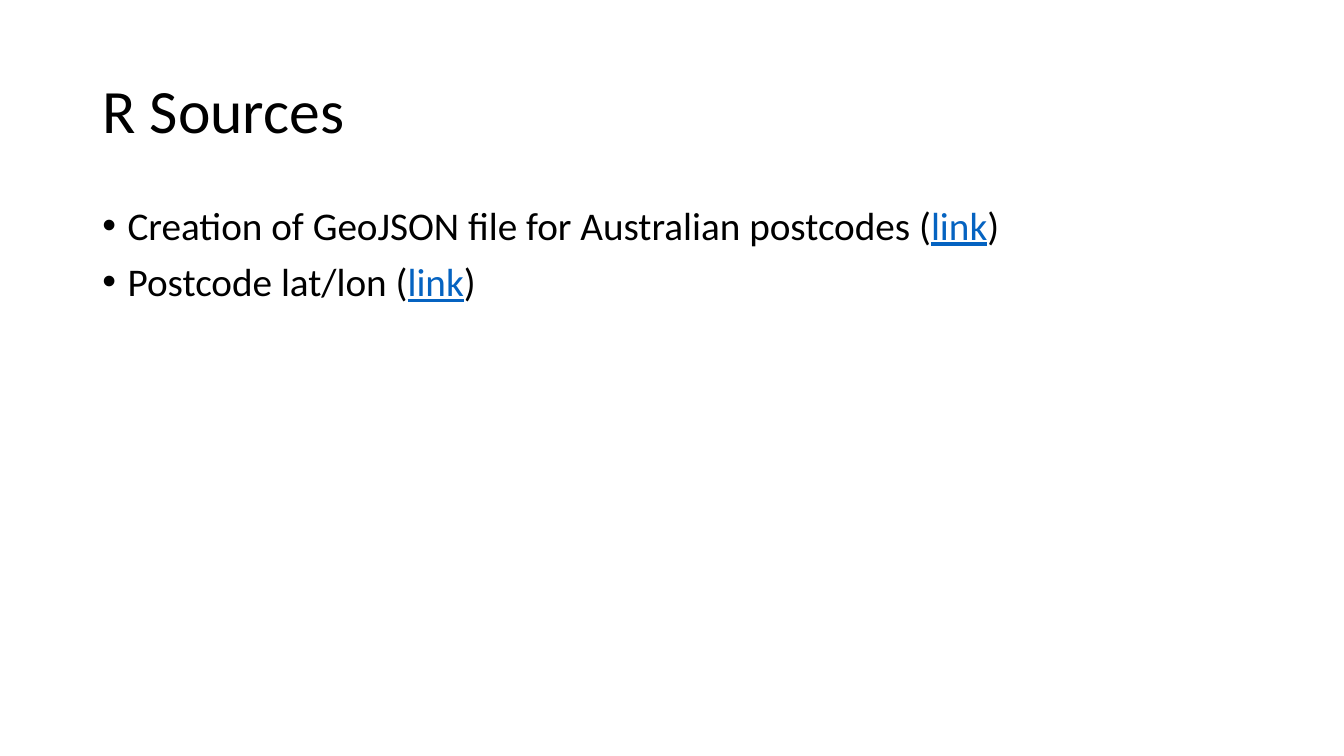
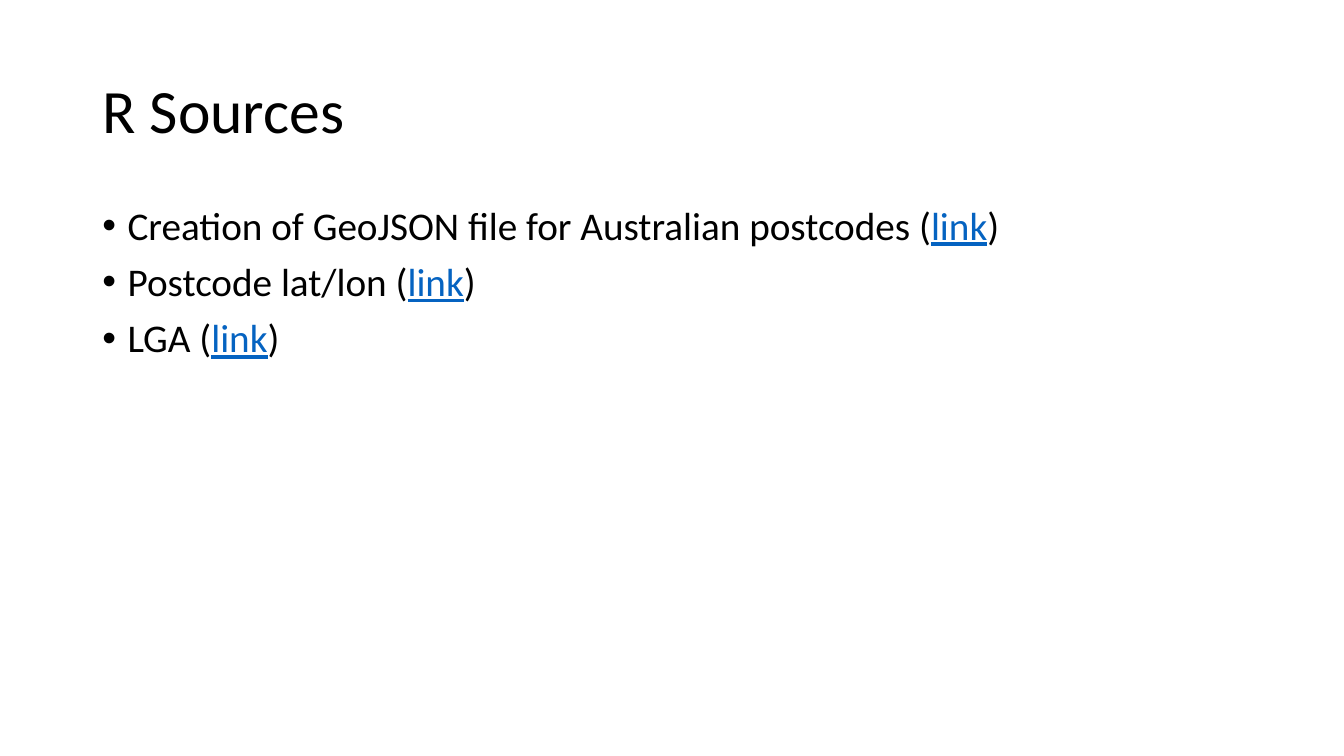
Before and after one commit to vdencarnacion/probset, a slide deck: slide 5 of final_presentation.pptx. Drawn at 1344x756 pixels with LibreOffice and Linux fonts; fonts in the diff are those of the drawing. Boxes give left, top, right and bottom in pixels: in the first picture for what was removed or moved away, otherwise in the second. Text is boxed around its words. In the diff, an @@ line names an element or a change of style, - is before the commit and + after.

```diff
--- a/final_presentation.pptx
+++ b/final_presentation.pptx
@@ text at (x1=128, y1=323, x2=279, y2=359): paragraph added @@
+• LGA (link)
```
Also in this commit, not shown: 17 other files.
